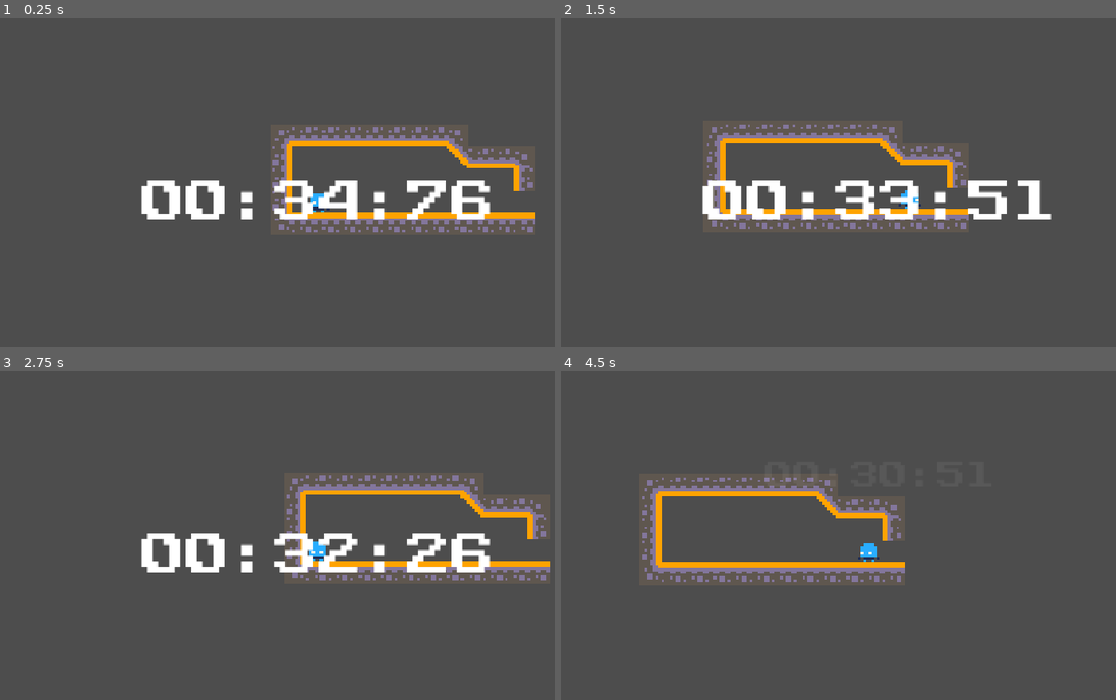
Above: before the commit, frames 1-4 (two rows, left to right).
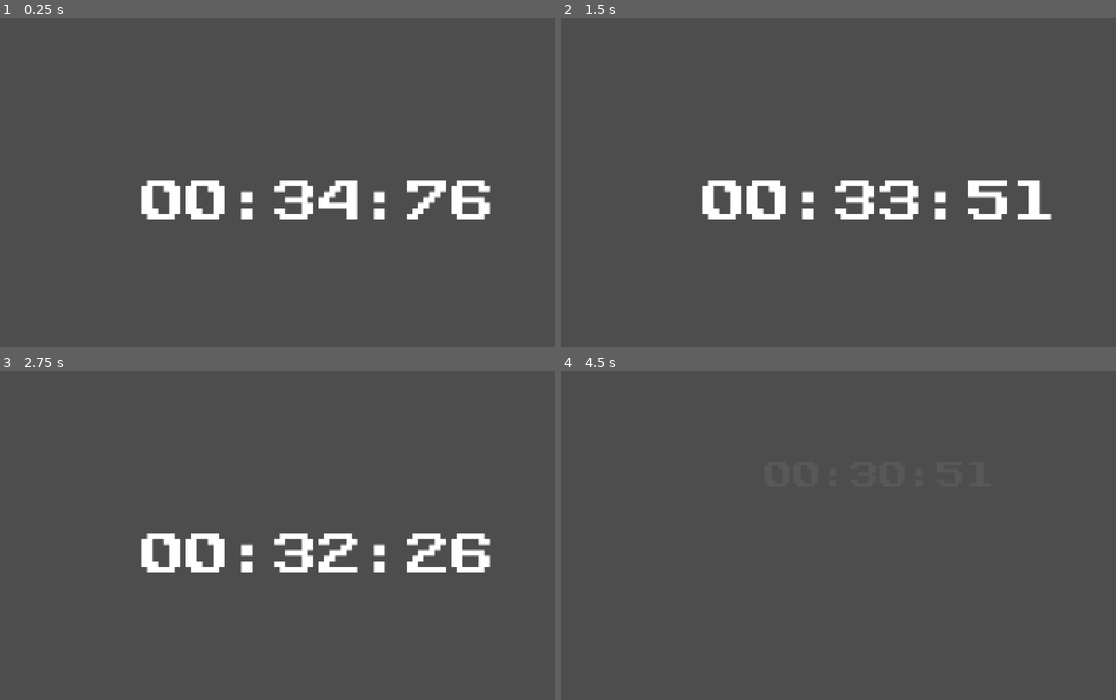
Above: after the commit, the same moments.

Repository: GameJam-NACRE/GMTK-2026
Game: Godot game, scene res://main.tscn
Same seed, same stepped clock (60 frames per second), same inputs: the game is played once before the commit and once after it.
Inputs:
- Up to frame 1 (0.25 s): no input
- Up to frame 2 (1.5 s): hold D (move_right) from 0.53 s (still down); tap W (move_up) at 0.77 s
- Up to frame 3 (2.75 s): tap W (move_up) at 1.52 s; release D (move_right) at 2.03 s; hold A (move_left) from 2.03 s (still down)
- Up to frame 4 (4.5 s): release A (move_left) at 2.78 s; hold D (move_right) 2.78-4.28 s; tap W (move_up) at 3.02, 3.77 s; hold A (move_left) from 4.28 s (still down)

The runs differ from the first frame. In frame 1, 3.6% of the frame differs, in the area x 49-97%, y 33-66%; in frame 2, 3.3%; in frame 3, 3.4%; in frame 4, 4.0%, in the area x 14-62%, y 32-65%.

Commit message:
ajout attente de de intro cd

Diff:
--- a/main.gd
+++ b/main.gd
@@ -2,4 +2,7 @@
 
 func _ready() -> void:
 	LevelManager.level_container = $LevelContainer
+	EventBus.intro_countdown_end.connect(_on_intro_countdown_end)
+
+func _on_intro_countdown_end() -> void:
 	GameManager.next_level()
